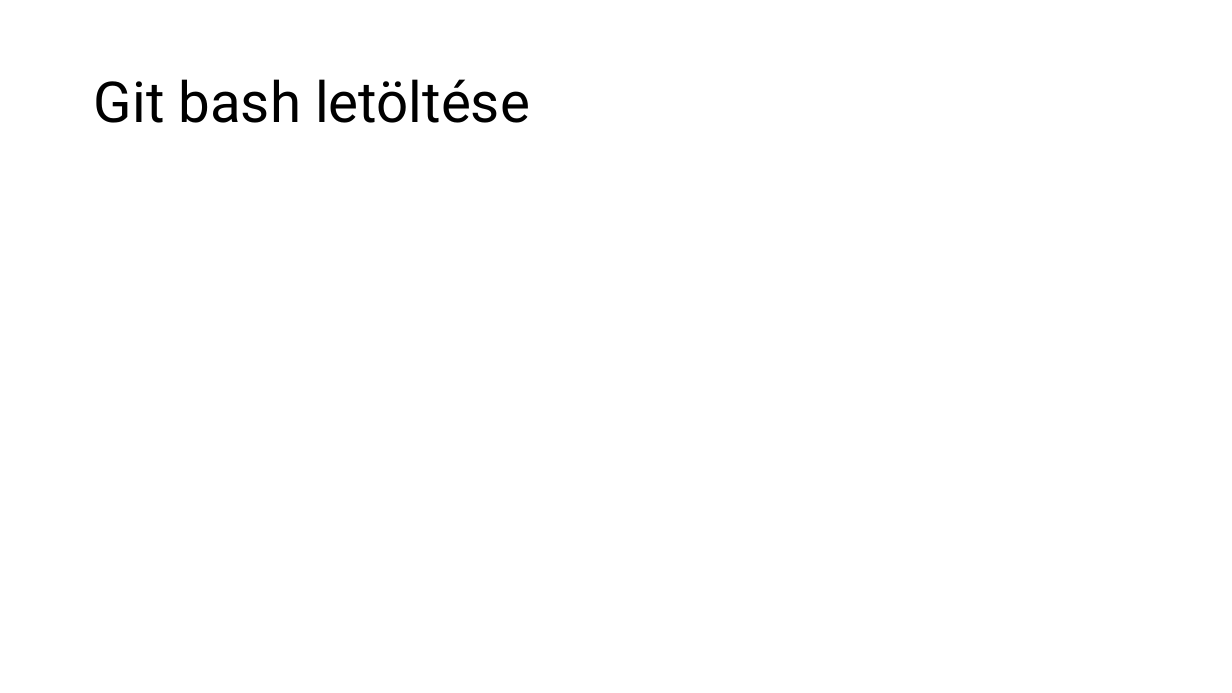
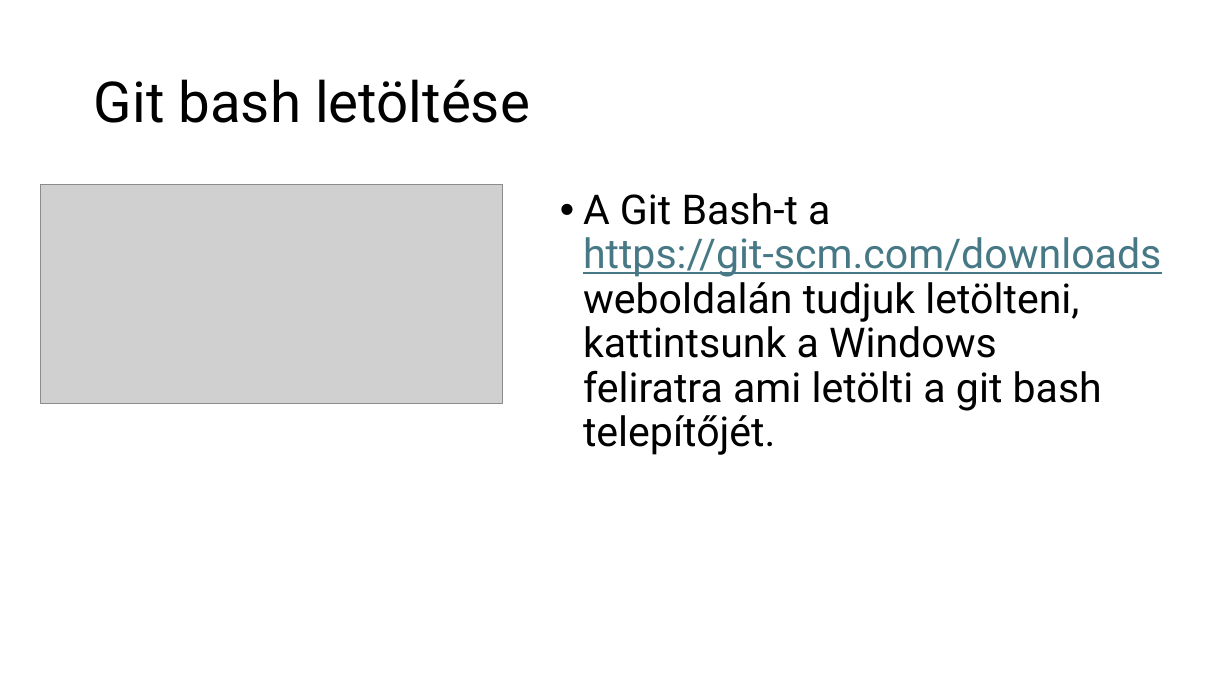
Before and after one commit to BognarBalint/Ikt_Projektmunka_2024-2025_Bogn-r_Roli_Kimi, a slide deck: slide 3 of Git_használat.pptx. Drawn at 1232x693 pixels with LibreOffice and Linux fonts; fonts in the diff are those of the drawing; grey boxes stand for pictures. Boxes give left, top, right and bottom in pixels: in the first picture for what was removed or moved away, otherwise in the second. Text is boxed around its words. In the diff, an @@ line names an element or a change of style, - is before the commit and + after.

```diff
--- a/Git_használat.pptx
+++ b/Git_használat.pptx
@@ picture added at (41,185,503,404) @@
@@ text added at (583,193,1161,455), 32 pt, text #000000 @@
+• A Git Bash-t a
+  https://git-scm.com/downloads weboldalán tudjuk letölteni, kattintsunk a Windows
+  feliratra ami letölti a git bash telepítőjét.
```
Also in this commit, not shown: 2 other slides changed.
